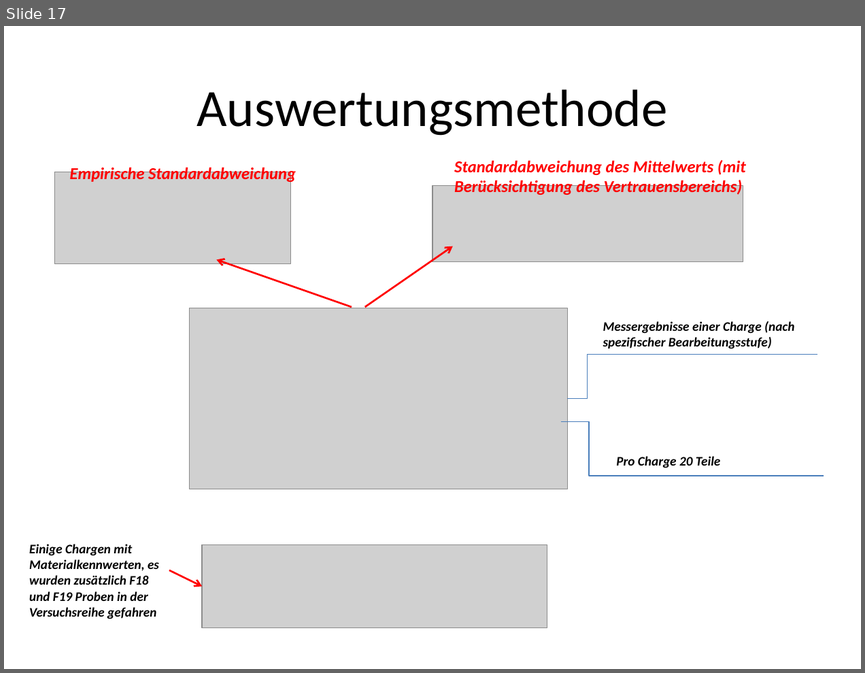
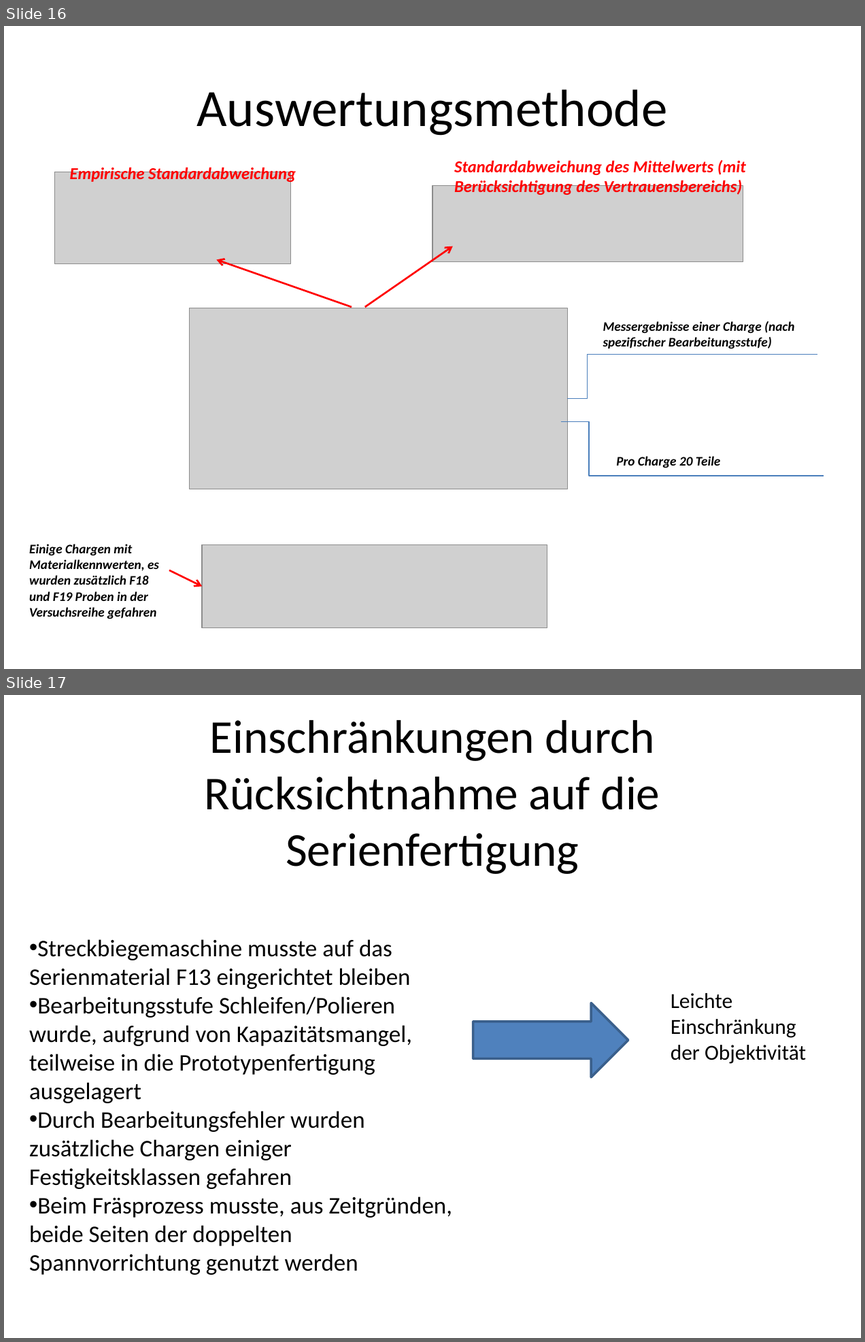
Before and after one commit to Benedikt2013/bacpraesent, a slide deck: PräsentationBachelorarbeitKaffanke.pptx. Shown one above the other, each under a label of ours: slide 17 before the commit, slides 16 and 17 after it. The pictures are 865x673 and 865x1342 pixels, drawn with LibreOffice and Linux fonts; fonts in the diff are those of the drawing; grey boxes stand for pictures. Boxes give left, top, right and bottom in pixels: in the first picture for what was removed or moved away, otherwise in the second. Text is boxed around its words. In the diff, an @@ line names an element or a change of style, - is before the commit and + after.

```diff
--- a/PräsentationBachelorarbeitKaffanke.pptx
+++ b/PräsentationBachelorarbeitKaffanke.pptx
@@ slide 17 added at bbox=[4, 695, 861, 1338], background #FFFFFF @@
@@ title added at bbox=[205, 720, 660, 874], 39.6 pt, text #000000 @@
+Einschränkungen durch Rücksichtnahme auf die Serienfertigung
@@ text added at bbox=[29, 939, 453, 1274], 20 pt, text #000000 @@
+• Streckbiegemaschine musste auf das Serienmaterial F13 eingerichtet bleiben
+• Bearbeitungsstufe Schleifen/Polieren wurde, aufgrund von Kapazitätsmangel, teilweise in die Prototypenfertigung ausgelagert
+• Durch Bearbeitungsfehler wurden zusätzliche Chargen einiger Festigkeitsklassen gefahren
+• Beim Fräsprozess musste, aus Zeitgründen, beide Seiten der doppelten Spannvorrichtung genutzt werden
@@ text added at bbox=[670, 993, 806, 1064], 18 pt, text #000000 @@
+Leichte Einschränkung der Objektivität
@@ right arrow added at bbox=[473, 1002, 628, 1077], fill #4F81BD, outline #3A5F8C 2 pt @@
@@ what was slide 17 is now slide 16 @@
```
Also in this commit, not shown: 4 slides changed, 2 other slides added, 1 slide removed, 6 other files.
